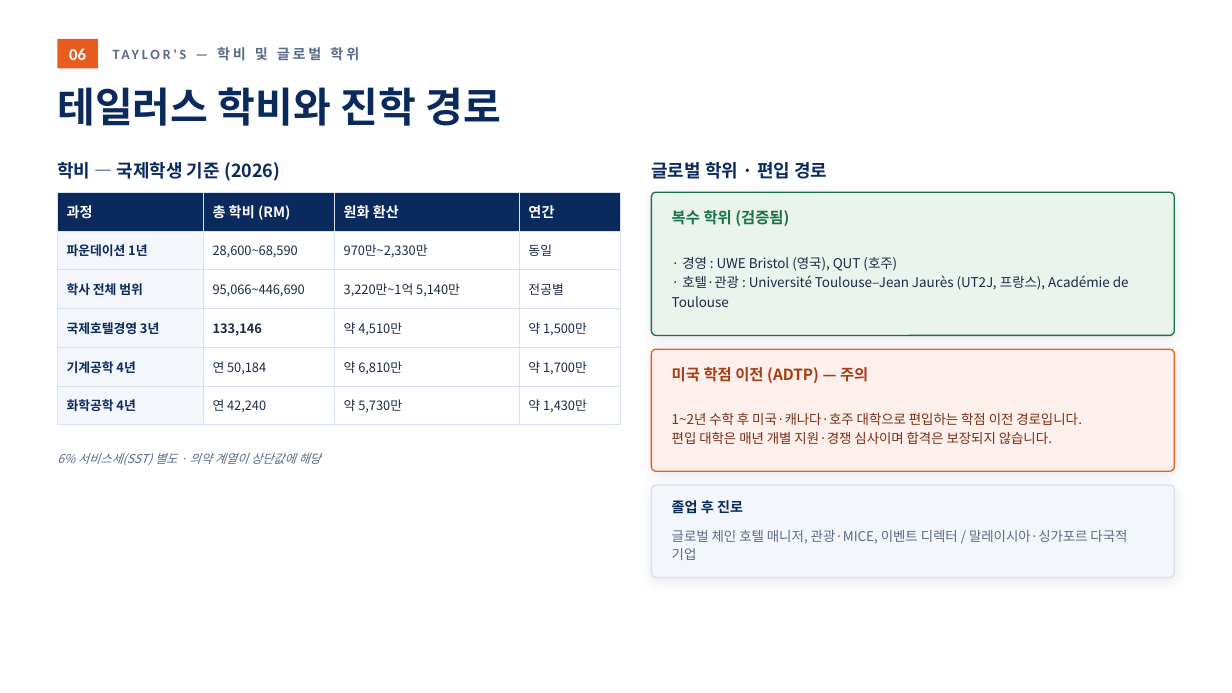
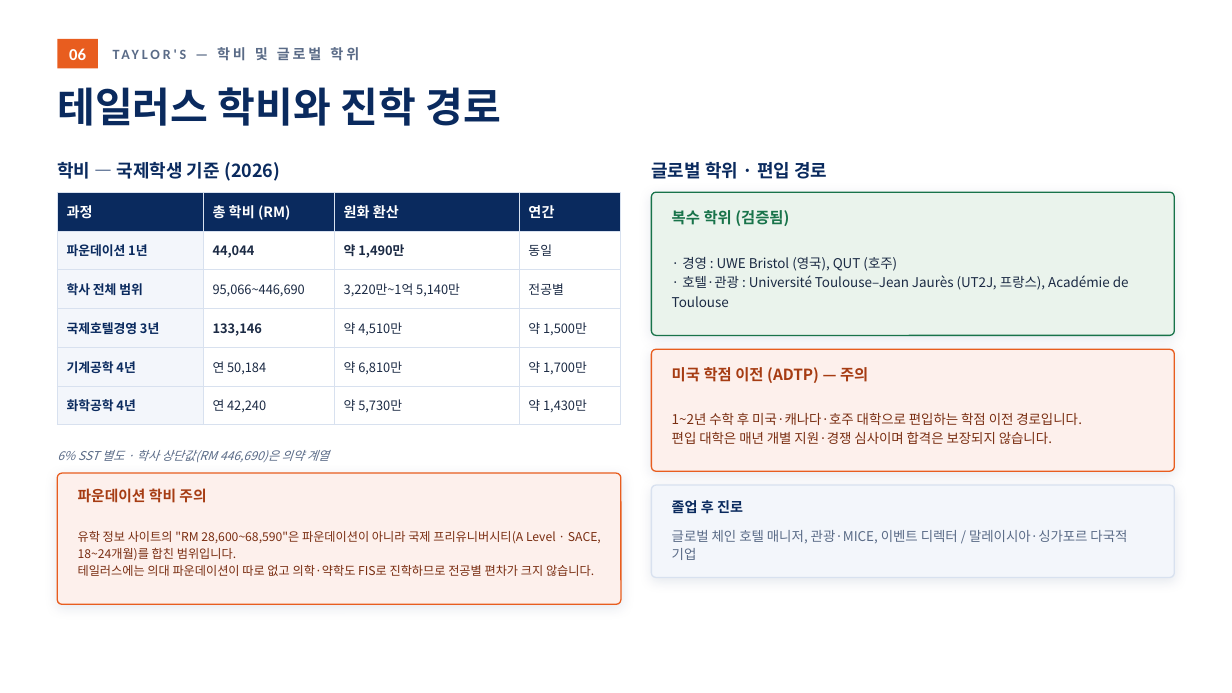
Before and after one commit to ChampionJohan/Johan, a slide deck: slide 7 of docs/malaysia/IM말레이시아_입학안내문_2027.pptx. Drawn at 1232x693 pixels with LibreOffice and Linux fonts; fonts in the diff are those of the drawing. Boxes give left, top, right and bottom in pixels: in the first picture for what was removed or moved away, otherwise in the second. Text is boxed around its words. In the diff, an @@ line names an element or a change of style, - is before the commit and + after.

```diff
--- a/docs/malaysia/IM말레이시아_입학안내문_2027.pptx
+++ b/docs/malaysia/IM말레이시아_입학안내문_2027.pptx
@@ table at box(57, 192, 621, 416) @@
-row 2, column 2: 28,600~68,590
+row 2, column 2: 44,044
-row 2, column 3: 970만~2,330만
+row 2, column 3: 약 1,490만
@@ text at box(57, 450, 329, 462): text changed @@
-6% 서비스세(SST) 별도 · 의약 계열이 상단값에 해당
+6% SST 별도 · 학사 상단값(RM 446,690)은 의약 계열
@@ rounded rectangle added at box(57, 473, 621, 604), fill #FDF0EC, outline #E85D1F 1 pt @@
@@ text added at box(78, 488, 206, 503), 11.5 pt, text #A63C13, bold @@
+파운데이션 학비 주의
@@ text added at box(78, 531, 601, 576), 9.5 pt, text #7A2E12 @@
+유학 정보 사이트의 "RM 28,600~68,590"은 파운데이션이 아니라 국제 프리유니버시티(A Level · SACE, 18~24개월)를 합친 범위입니다.
+테일러스에는 의대 파운데이션이 따로 없고 의학·약학도 FIS로 진학하므로 전공별 편차가 크지 않습니다.
```
Also in this commit, not shown: 1 other slide changed, 3 other files.
